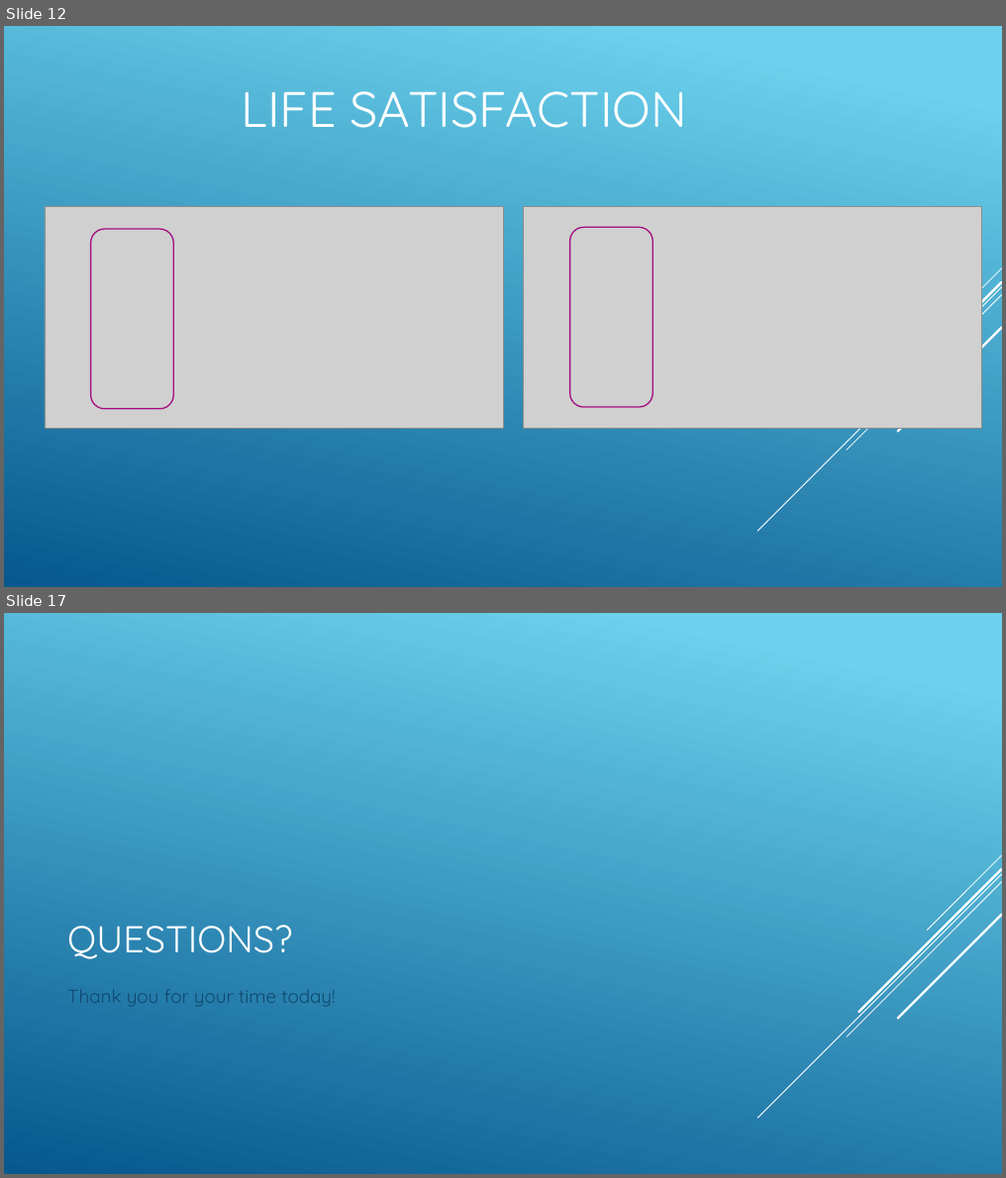
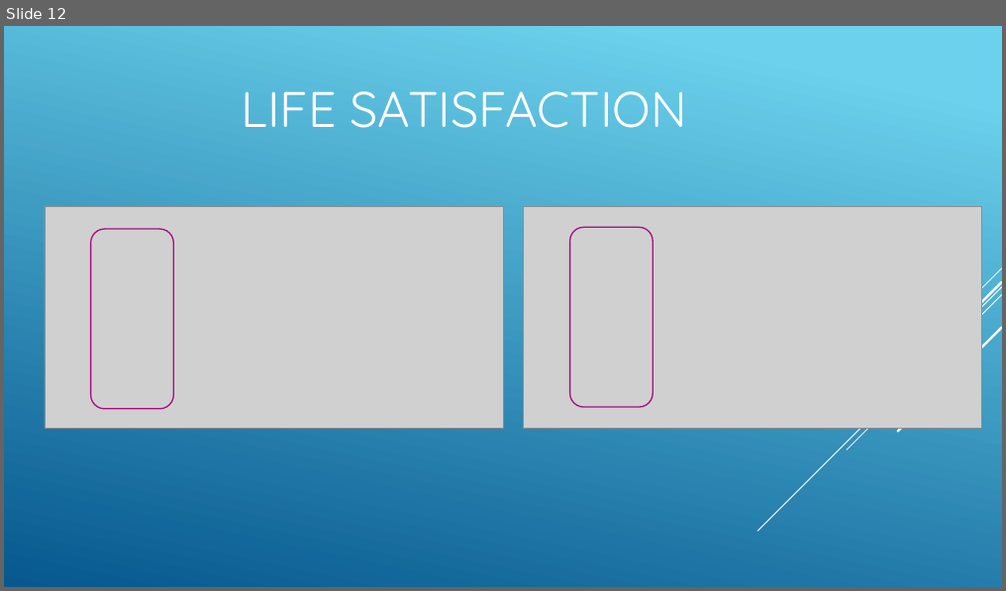
Before and after one commit to R-Chandna/MSDS6306_CaseStudy_2, a slide deck: Attrition_Case_Study_2_pptx_TAJAR_IP.pptx. Shown one above the other, each under a label of ours: slides 12 and 17 before the commit, slide 12 after it; the slides between them are not shown. The pictures are 1006x1178 and 1006x591 pixels, drawn with LibreOffice and Linux fonts; fonts in the diff are those of the drawing; grey boxes stand for pictures. Boxes give left, top, right and bottom in pixels: in the first picture for what was removed or moved away, otherwise in the second. Text is boxed around its words. In the diff, an @@ line names an element or a change of style, - is before the commit and + after.

```diff
--- a/Attrition_Case_Study_2_pptx_TAJAR_IP.pptx
+++ b/Attrition_Case_Study_2_pptx_TAJAR_IP.pptx
@@ slide 17 removed at [4, 613, 1002, 1174], background gradient #6ED2EB to #06588E; not listed: 5 template elements that a slide beside it also shows @@
@@ title removed at [67, 925, 292, 959] @@
-QUESTIONS?
@@ text removed at [67, 989, 335, 1007] @@
-Thank you for your time today!
```
Also in this commit, not shown: 2 slides changed, 1 slide added, 1 other slide removed, 1 other file.
